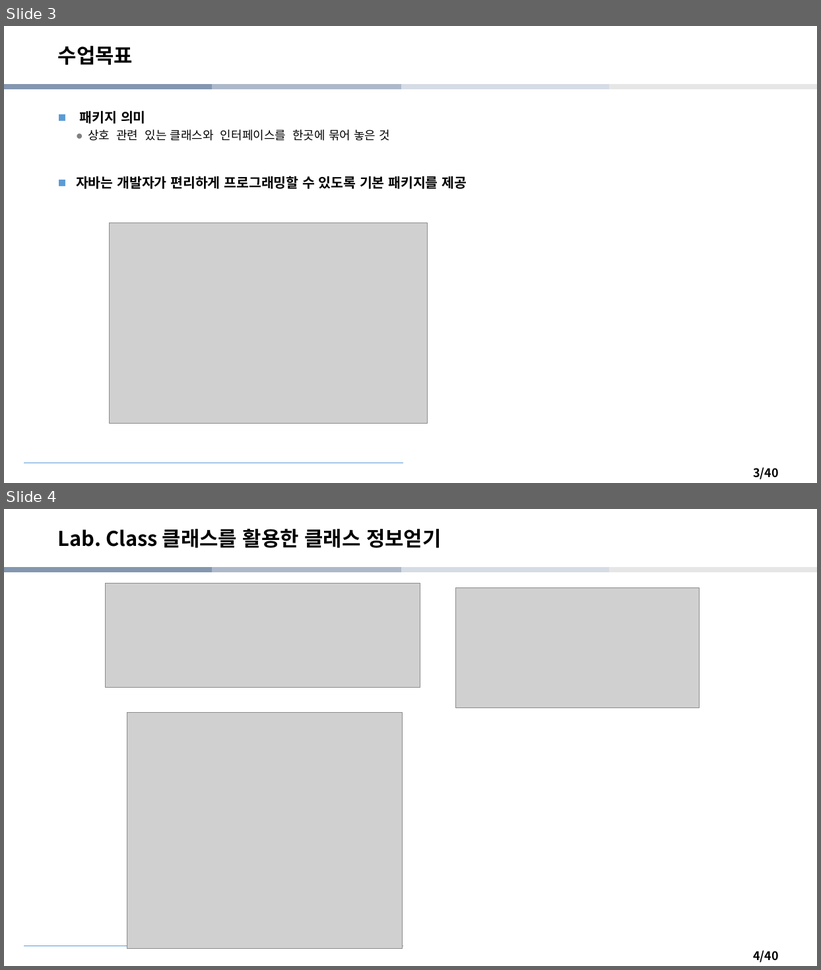
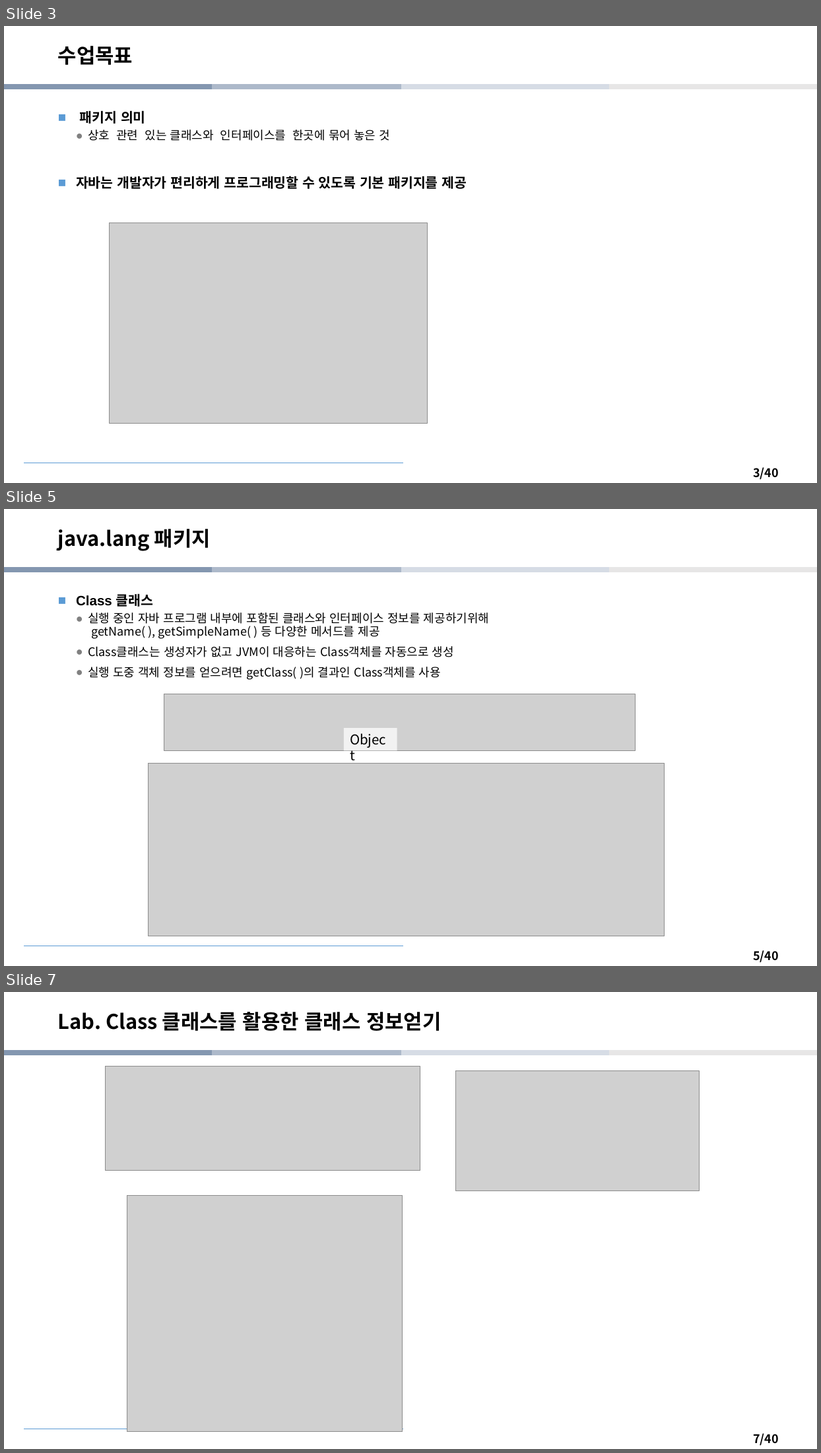
Before and after one commit to iceman67/JAVA, a slide deck: 12주차-Java 프로그래밍.pptx. Shown one above the other, each under a label of ours: slides 3 and 4 before the commit, slides 3, 5 and 7 after it; the slides between them are not shown. The pictures are 821x970 and 821x1453 pixels, drawn with LibreOffice and Linux fonts; fonts in the diff are those of the drawing; grey boxes stand for pictures. Boxes give left, top, right and bottom in pixels: in the first picture for what was removed or moved away, otherwise in the second. Text is boxed around its words. In the diff, an @@ line names an element or a change of style, - is before the commit and + after.

```diff
--- a/12주차-Java 프로그래밍.pptx
+++ b/12주차-Java 프로그래밍.pptx
@@ slide 5 added at bbox=[4, 509, 817, 966], background #FFFFFF; not listed: 6 template elements that a slide beside it also shows @@
@@ title added at bbox=[58, 529, 211, 551], 24 pt, text #000000, bold @@
+java.lang 패키지
@@ text added at bbox=[76, 593, 489, 680], 14 pt, text #000000 @@
+■ Class 클래스
+  ● 실행 중인 자바 프로그램 내부에 포함된 클래스와 인터페이스 정보를 제공하기위해
+    getName( ), getSimpleName( ) 등 다양한 메서드를 제공
+  ● Class클래스는 생성자가 없고 JVM이 대응하는 Class객체를 자동으로 생성
+  ● 실행 도중 객체 정보를 얻으려면 getClass( )의 결과인 Class객체를 사용
@@ picture added at bbox=[164, 694, 636, 751] @@
@@ rectangle added at bbox=[344, 728, 397, 751], fill #F2F2F2, 16 pt, text #000000 @@
+Object
@@ picture added at bbox=[148, 763, 665, 936] @@
@@ what was slide 4 is now slide 7 @@
@@ page number at bbox=[753, 1434, 779, 1446]: text changed @@
-4/40
+7/40
```
Also in this commit, not shown: 2 slides changed, 2 other slides added.
